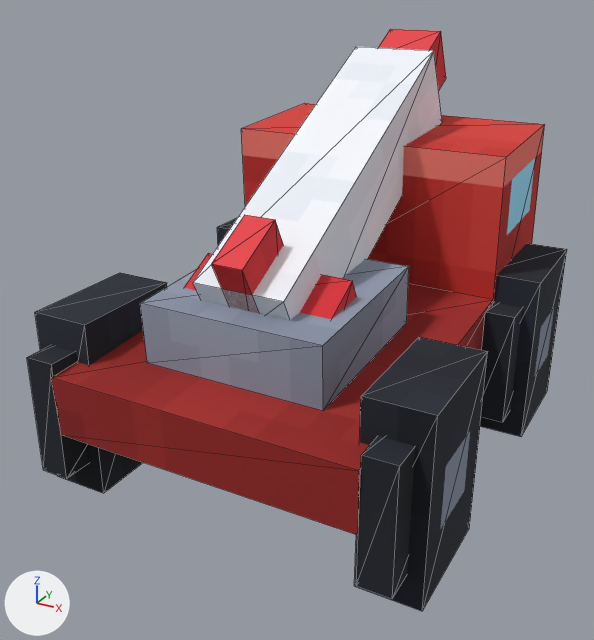
The glTF model public/assets/models/units/missile_truck_red.glb, before and after one commit.
Camera for both pictures: a 50 mm lens placed at (0.736, -1.471, 0.997), pointed at (-0.04, -0.059, 0.291). Arrows for +X, +Y and +Z are at lower left; the lights stay in place. The first picture is the older version. Mesh edges are drawn as thin lines.

Objects in the first picture: 'barrel', 'hull', 'turret', 'wheels_back', 'wheels_front'.
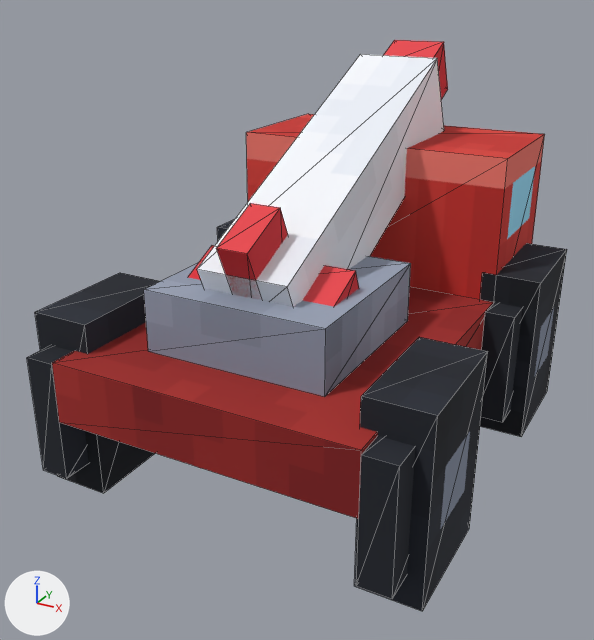
Boxes (x1, y1, x2, y2) around the edits, measured in the pictures (594 x 640 px):
```json
{"object": "hull", "change": "recoloured, turned", "before": [51, 103, 545, 535], "after": [52, 114, 545, 519]}
{"object": "wheels_back", "change": "recoloured", "before": [48, 280, 482, 541], "after": [48, 280, 482, 541]}
{"object": "barrel", "change": "recoloured, turned", "before": [184, 29, 446, 320], "after": [188, 40, 448, 307]}
{"object": "turret", "change": "recoloured, turned", "before": [140, 259, 409, 411], "after": [144, 256, 411, 397]}
```

Edits to the scene script, one JSON object a line:
```json
{"op": "add", "block": "img_look", "code": ["img_look = load_image('look', '_unpacked/look', 64, 128, 'sRGB')"]}
{"op": "add", "block": "mat_look", "code": ["mat_look = principled_material('look')", "mat_look.texture = img_look", "mat_look.roughness = 1.0"]}
{"block": "me_hull_rigid_batch", "where": "me_hull_rigid_batch.from_pydata(...)  # 20 vertices, 32 faces; spans x -0.312..0.312, y -0.5..0.562, z 0.0..0.438"}
{"op": "remove", "block": "me_hull_rigid_batch", "code": "me_hull_rigid_batch.materials.append(mat_paint)  # picture img_paint"}
{"op": "add", "block": "me_hull_rigid_batch", "code": "me_hull_rigid_batch.materials.append(mat_look)  # picture img_look"}
{"block": "me_turret_rigid_batch", "where": "me_turret_rigid_batch.from_pydata(...)  # 8 vertices, 12 faces; spans x -0.188..0.188, y -0.25..0.125, z -0.125..0.0"}
{"op": "remove", "block": "me_turret_rigid_batch", "code": "me_turret_rigid_batch.materials.append(mat_paint)  # picture img_paint"}
{"op": "add", "block": "me_turret_rigid_batch", "code": "me_turret_rigid_batch.materials.append(mat_look)  # picture img_look"}
{"block": "me_barrel_rigid_batch", "where": "me_barrel_rigid_batch.from_pydata(...)  # 32 vertices, 48 faces; spans x -0.156..0.156, y -0.362..0.523, z -0.245..0.323"}
{"op": "remove", "block": "me_barrel_rigid_batch", "code": "me_barrel_rigid_batch.materials.append(mat_paint)  # picture img_paint"}
{"op": "add", "block": "me_barrel_rigid_batch", "code": "me_barrel_rigid_batch.materials.append(mat_look)  # picture img_look"}
{"block": "me_wheels_back_rigid_batch", "where": "me_wheels_back_rigid_batch.from_pydata(...)  # 32 vertices, 48 faces; spans x -0.406..0.406, y -0.188..0.188, z -0.188..0.188"}
{"op": "remove", "block": "me_wheels_back_rigid_batch", "code": "me_wheels_back_rigid_batch.materials.append(mat_paint)  # picture img_paint"}
{"op": "add", "block": "me_wheels_back_rigid_batch", "code": "me_wheels_back_rigid_batch.materials.append(mat_look)  # picture img_look"}
{"block": "me_wheels_front_rigid_batch", "where": "me_wheels_front_rigid_batch.from_pydata(...)  # 32 vertices, 48 faces; spans x -0.406..0.406, y -0.188..0.188, z -0.188..0.188"}
{"op": "remove", "block": "me_wheels_front_rigid_batch", "code": "me_wheels_front_rigid_batch.materials.append(mat_paint)  # picture img_paint"}
{"op": "add", "block": "me_wheels_front_rigid_batch", "code": "me_wheels_front_rigid_batch.materials.append(mat_look)  # picture img_look"}
{"op": "set", "path": "ob_hull.rotation_euler", "old": "(0.0485, 0.0, 0.0)", "new": "(-0.0109, -0.00727, 0.0000905)", "note": "degrees (2.8, 0, 0) -> degrees (-0.6, -0.4, 0)"}
```
